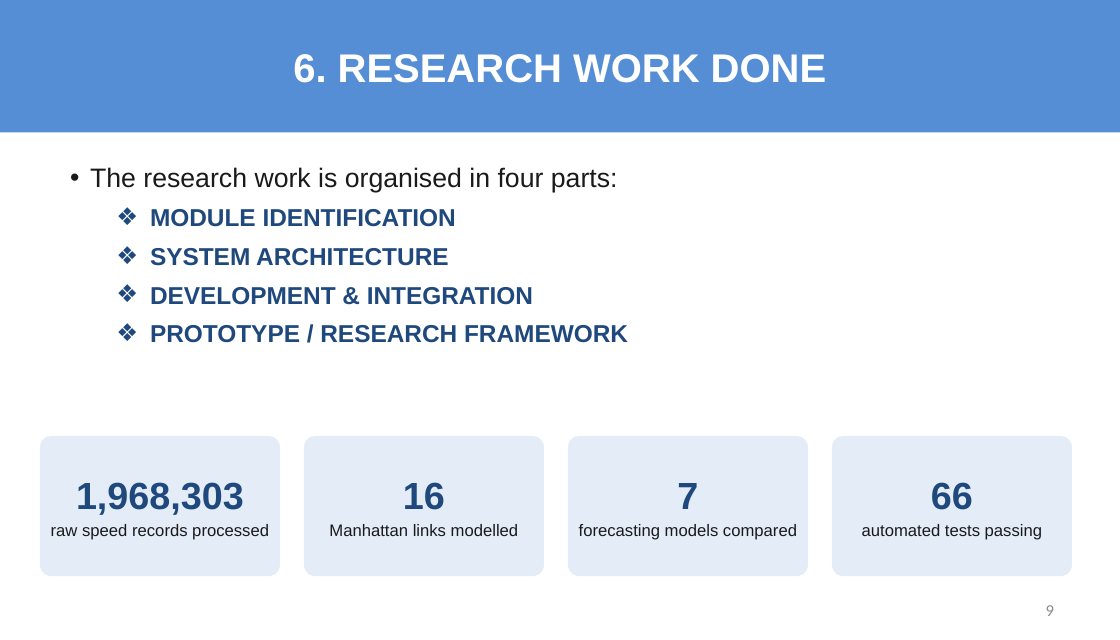
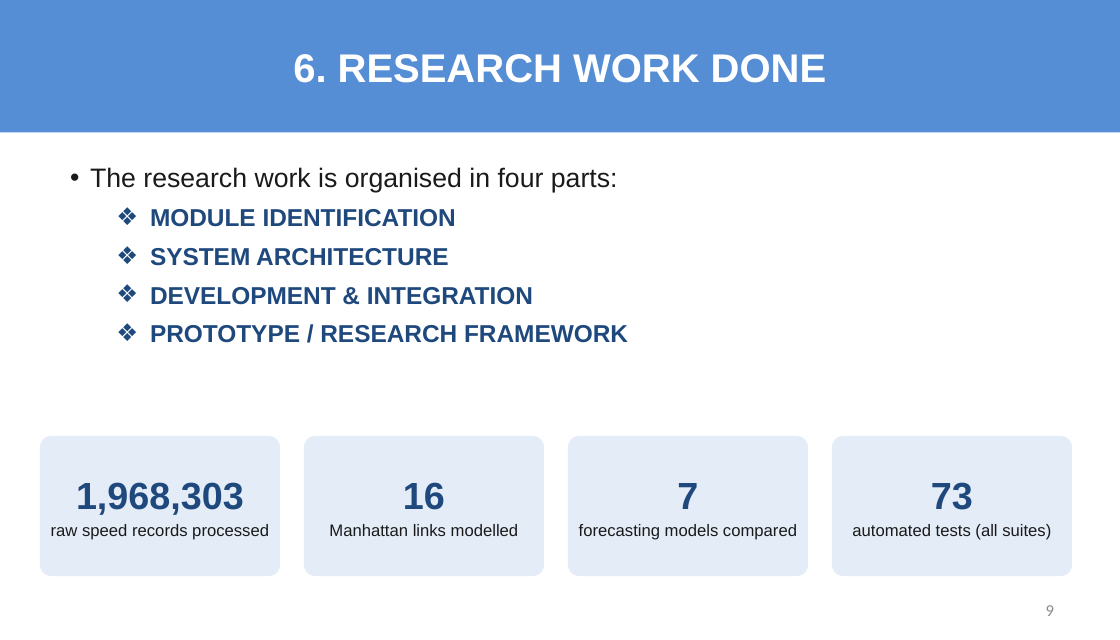
Before and after one commit to sricharansk/Major-Project, a slide deck: slide 9 of presentation/Final_Review_S_K_Sricharan_25MML1010.pptx. Drawn at 1120x640 pixels with LibreOffice and Linux fonts; fonts in the diff are those of the drawing. Boxes give left, top, right and bottom in pixels: in the first picture for what was removed or moved away, otherwise in the second. Text is boxed around its words. In the diff, an @@ line names an element or a change of style, - is before the commit and + after.

```diff
--- a/presentation/Final_Review_S_K_Sricharan_25MML1010.pptx
+++ b/presentation/Final_Review_S_K_Sricharan_25MML1010.pptx
@@ text in rounded rectangle at [852,482,1051,540]: text changed @@
-66
-automated tests passing
+73
+automated tests (all suites)
```
Also in this commit, not shown: 1 other slide changed, 13 other files.
